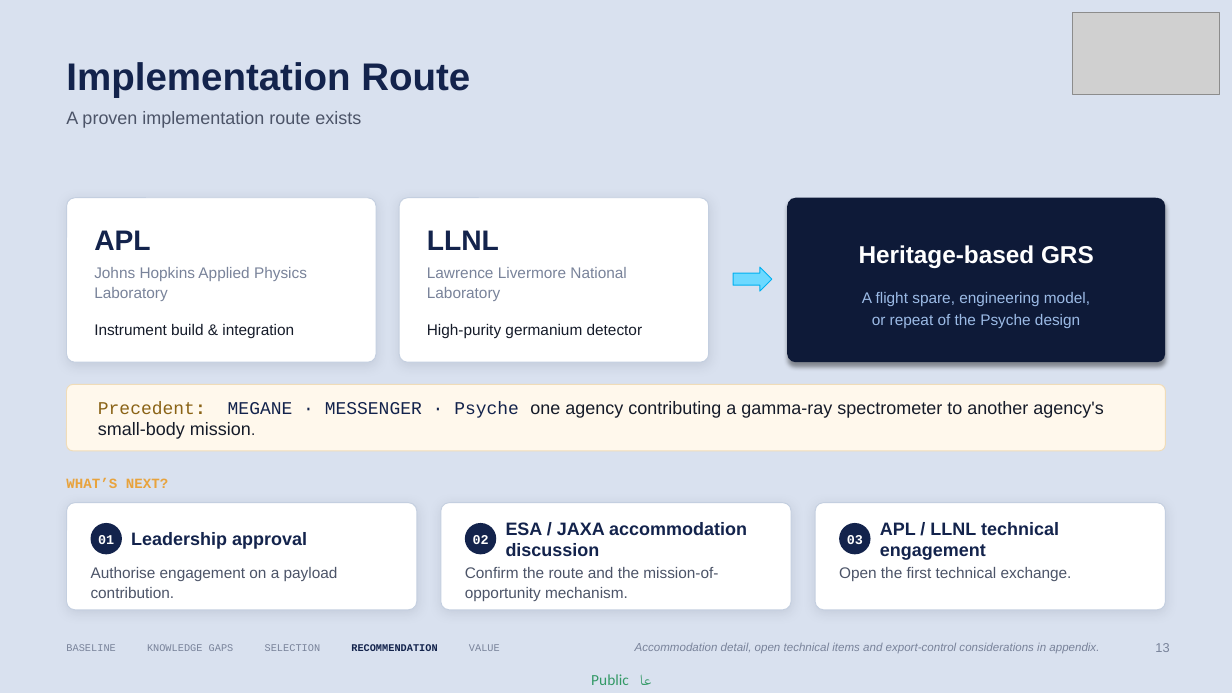
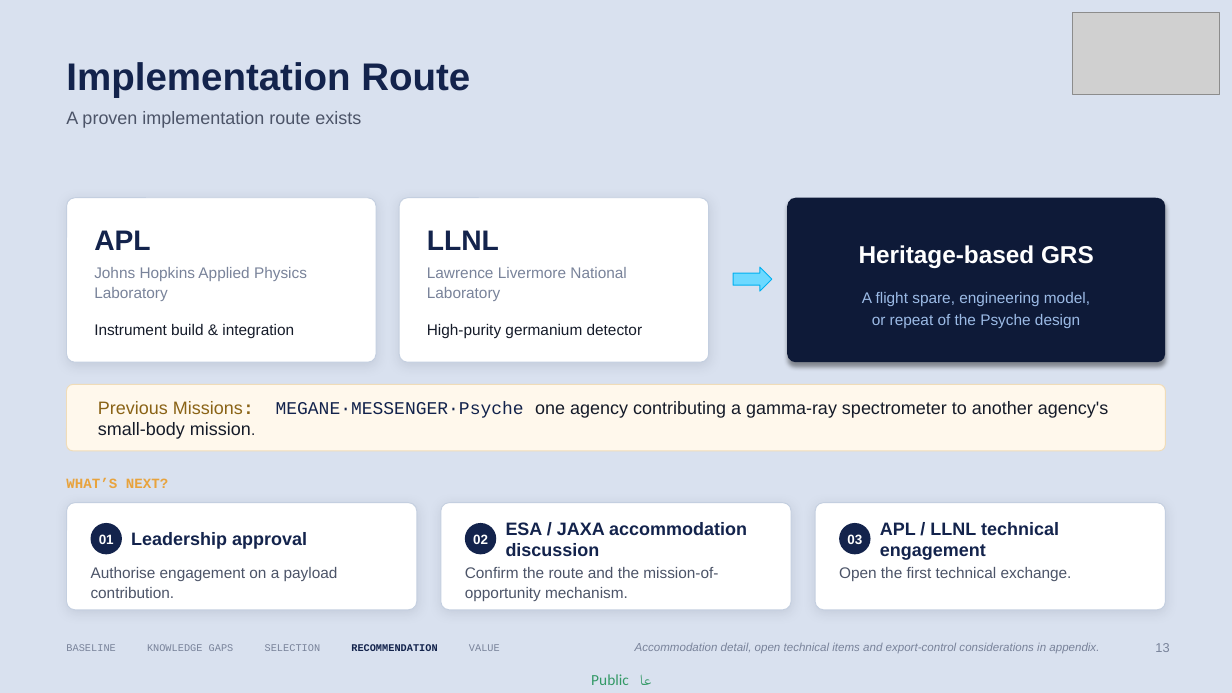
Before and after one commit to nalquaydhib/Apophis_99942, a slide deck: slide 14 of Noora_AlQuaydhib_Summer_Training_(3).pptx. Drawn at 1232x693 pixels with LibreOffice and Linux fonts; fonts in the diff are those of the drawing; grey boxes stand for pictures; background and template pictures are left out. Boxes give left, top, right and bottom in pixels: in the first picture for what was removed or moved away, otherwise in the second. Text is boxed around its words. In the diff, an @@ line names an element or a change of style, - is before the commit and + after.

```diff
--- a/Noora_AlQuaydhib_Summer_Training_(3).pptx
+++ b/Noora_AlQuaydhib_Summer_Training_(3).pptx
@@ text at box(98, 401, 1108, 418): text changed @@
-Precedent: MEGANE · MESSENGER · Psyche one agency contributing a gamma-ray spectrometer to another agency's small-body mission.
+Previous Missions: MEGANE·MESSENGER·Psyche one agency contributing a gamma-ray spectrometer to another agency's small-body mission.
```
Also in this commit, not shown: 16 other slides changed.
